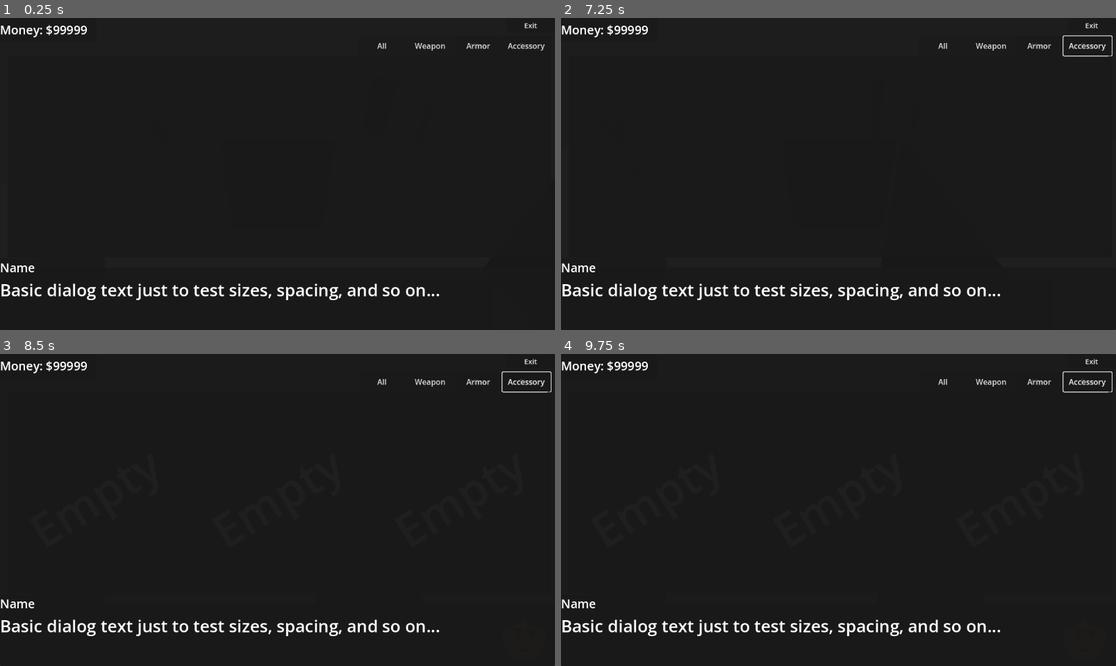
Above: before the commit, frames 1-4 (two rows, left to right).
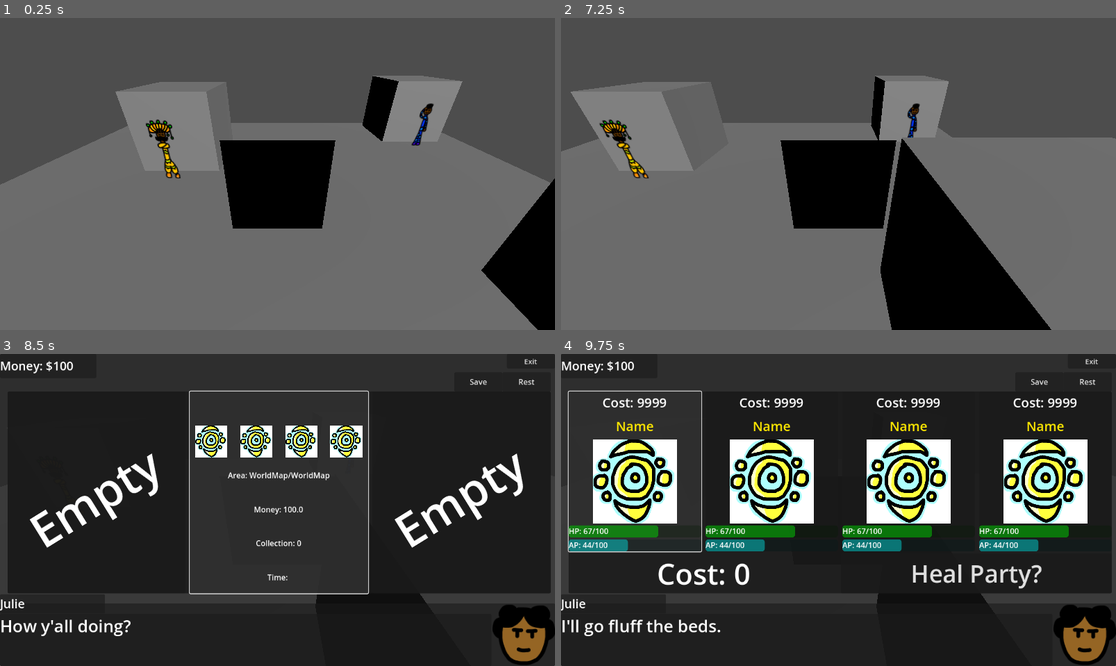
Above: after the commit, the same moments.

Repository: eneumont/towermercs
Game: Godot game, scene res://Scenes/Town/Town1.tscn
The game is run twice, just before and just after one commit, with the same random seed, the same clock (stepped at 60 frames per second) and the same inputs. This scene is started directly instead of the project's main scene.
Inputs (mouse positions are in pixels of both pictures, inside the frame that each line leads up to):
- Up to frame 1 (0.25 s): no input
- Up to frame 2 (7.25 s): click (1038, 46) at 0.5 s, where only the run before the commit has a clickable "Buy"; click (1088, 46) at 1.25 s, where only the run before the commit has a clickable "Sell"; click (1038, 46) at 2 s, where only the run before the commit has a clickable "Hire"; click (1088, 46) at 2.75 s, where only the run before the commit has a clickable "Fire"; click (943, 46) at 3.5 s, where only the run before the commit has a clickable "All"; click (993, 46) at 4.25 s, where only the run before the commit has a clickable "Weapon"; click (1038, 46) at 5 s, where only the run before the commit has a clickable "Armor"; click (1088, 46) at 5.75 s, where only the run before the commit has a clickable "Accessory"; tap Enter at 6.5 s; move the mouse to (960, 158) at 6.52 s; hold D (move_right) from 6.53 s (still down); click (960, 158) at 6.6 s
- Up to frame 3 (8.5 s): release D (move_right) at 7.25 s; drag from (166, 525) to (249, 572) at 7.27 s; tap Z (confirm) at 8, 8.1 s; move the mouse to (333, 441) at 8.02 s; hold D (move_right) from 8.03 s (still down); click (333, 441) at 8.3 s
- Up to frame 4 (9.75 s): release D (move_right) at 8.75 s; click "Rest" at 8.75 s; click (633, 472) at 9.52 s

The runs differ from the first frame. In frame 1, 99% of the frame differs, in the area x 0-100%, y 0-100%; in frame 2, 99%; in frame 3, 12%; in frame 4, 29%.
Error before the commit: Parse Error: Preload file "res://Scenes/UI/ShopSlot.tscn" does not exist. (res://Scripts/Town/shop_ui.gd:5)
Error after the commit: Out of bounds get index '0' (on base: 'Array[CharData]') (res://Scripts/Field/field_char.gd:16)

Commit message:
slight tweaks, almost had health ui work

Diff:
--- a/Scripts/Battle/battle_manager.gd
+++ b/Scripts/Battle/battle_manager.gd
@@ -12,6 +12,7 @@
 
 #prob gonna need to change how casting arts work to rely on bm more to allow more interactivity
 var casted_art: String
+var cur_turn: Battler
 var cur_turnOrder = []
 var next_turnOrder = []
 var targets = []
@@ -32,9 +33,11 @@
 func new_turn():
 	casted_art = ""
 	targets = []
+	cur_turn = null
 	if not cur_turnOrder.is_empty():
 		UI.set_turns()
-		cur_turnOrder[0].start_turn()
+		cur_turn = cur_turnOrder[0]
+		cur_turn.start_turn()
 	else:
 		new_turnOrder(false)
 
@@ -68,7 +71,7 @@
 				next_turnOrder[c + 1] = temp
 
 func spawn_battlers():
-	var scn = load("res://Scenes/Battle/Characters/BattlerPlayer.tscn")
+	var scn = load("res://Scenes/Battle/Characters/BattlerPlayer.tscn") #may change for specific char spawning
 
 	for i in PlayerData.party.size():
 		var new_battler = scn.instantiate()
@@ -79,7 +82,7 @@
 		if new_battler.curHP > 0: aliveBattlers.append(new_battler)
 		BattlerPosList[i].add_child(new_battler)
 
-	scn = load("res://Scenes/Battle/Characters/BattlerEnemy.tscn")
+	scn = load("res://Scenes/Battle/Characters/BattlerEnemy.tscn") #prob change for specific foe spawning
 
 	for i in SceneManager.encounter.split(",").size():
 		var new_battler = scn.instantiate()
@@ -104,5 +107,5 @@
 
 func cast():
 	var art = ArtDatabase.get_art(casted_art)
-	art.cast(cur_turnOrder[0], targets)
-	new_feed(art.feedback.replace("NAME", cur_turnOrder[0].displayName))
+	art.cast(cur_turn, targets)
+	new_feed(art.feedback.replace("NAME", cur_turn.displayName))
--- a/Scripts/Battle/battler.gd
+++ b/Scripts/Battle/battler.gd
@@ -108,6 +108,7 @@
 	maxHP = currentStats[CharData.StatType.HEALTH]
 
 func start_turn():
+	if dead: end_turn()
 	defending = false
 	set_cur_stats()
 
@@ -133,7 +134,7 @@
 	bm.cur_turnOrder.erase(self)
 	bm.next_turnOrder.erase(self)
 
-	if player == Player.AI: queue_free() # checks ai for multiplayer... maybe...
+	if player == Player.AI: call_deferred("queue_free") # checks ai for multiplayer... maybe...
 
 func do_effects():
 	pass
@@ -180,10 +181,11 @@
 			bm.cast()
 
 			# update selector ui
+			bm.cur_turn.selector.get_node("SubViewport/SelectUI/VBox/SelectHP").value = 100.0 * (float(bm.cur_turn.curHP) / bm.cur_turn.maxHP)
 			for b in bm.targets:
-				var out := 100.0 * (float(curHP) / maxHP)
-				b.selector.get_node("SubViewport/SelectUI/VBox/SelectHP").value = 100.0 * (float(curHP) / maxHP)
+				b.selector.get_node("SubViewport/SelectUI/VBox/SelectHP").value = 100.0 * (float(b.curHP) / b.maxHP)
 
+			bm.cur_turn.end_turn()
 		else:
 			# show analyse menu or somethin
 			pass
--- a/Scripts/Battle/battlerE.gd
+++ b/Scripts/Battle/battlerE.gd
@@ -32,5 +32,12 @@
 	bm.targets.append_array(select_targets)
 	bm.cast()
 
+	# update selector ui
+	bm.cur_turn.selector.get_node("SubViewport/SelectUI/VBox/SelectHP").value = 100.0 * (float(bm.cur_turn.curHP) / bm.cur_turn.maxHP)
+	for b in bm.targets:
+		b.selector.get_node("SubViewport/SelectUI/VBox/SelectHP").value = 100.0 * (float(b.curHP) / b.maxHP)
+
+	end_turn()
+
 func end_turn():
 	super()
--- a/Scripts/Resources/art_data.gd
+++ b/Scripts/Resources/art_data.gd
@@ -39,8 +39,12 @@
 	RUN,
 }
 
-func cast(caster: Battler, targets: Array):
-	#move character forward
+func cast(caster: Battler, targets: Array) -> String:
+	var out := feedback
+	#move character forward if player otherwise make foe flash?
+
+	#check crit here and do crit logic
+
 	match (type):
 		ArtType.ATTACK:
 			attack_cast(caster, targets)
@@ -54,24 +58,19 @@
 			run_cast(caster, targets)
 
 	caster.set_cur_stats()
-	var out: float = 100.0 * (float(caster.curHP) / caster.maxHP)
-	caster.selector.get_node("SubViewport/SelectUI/VBox/SelectHP").value = 100.0 * (float(caster.curHP) / caster.maxHP)
 	for t in targets:
 		t.set_cur_stats()
-		out = 100.0 * (float(t.curHP) / t.maxHP)
-		t.selector.get_node("SubViewport/SelectUI/VBox/SelectHP").value = 100.0 * (float(t.curHP) / t.maxHP)
+	return out
 
-	#caster.end_turn()
-
-func attack_cast(caster: Battler, targets: Array):
+func attack_cast(caster: Battler, targets: Array, crit: bool = false):
 	print("attack")
 	for t in targets:
 		t.take_damage(-5)
 
-func magic_cast(caster: Battler, targets: Array):
+func magic_cast(caster: Battler, targets: Array, crit: bool = false):
 	print("magic")
 	for t in targets:
-		t.take_damage(-5)
+		t.take_damage(5)
 
 func defend_cast(caster: Battler, targets: Array):
 	print("defend")
--- a/Scripts/Town/guild_ui.gd
+++ b/Scripts/Town/guild_ui.gd
@@ -2,7 +2,7 @@
 
 var hireMode: bool = true
 
-var slot_scn: PackedScene = preload("res://Scenes/UI/GuildSlot.tscn")
+var slot_scn: PackedScene = preload("res://Scenes/UI/Town/GuildSlot.tscn")
 
 var classes: Array = []
 
--- a/Scripts/Town/shop_ui.gd
+++ b/Scripts/Town/shop_ui.gd
@@ -2,7 +2,7 @@
 
 var buymode: bool = true
 
-var item_scn: PackedScene = preload("res://Scenes/UI/ShopSlot.tscn")
+var item_scn: PackedScene = preload("res://Scenes/UI/Town/ShopSlot.tscn")
 
 @export var shop_inventory: Array[String]
 
--- a/Scripts/Town/smithy_ui.gd
+++ b/Scripts/Town/smithy_ui.gd
@@ -9,7 +9,7 @@
 
 var mode: ShopMode = ShopMode.ALL
 
-var item_scn: PackedScene = preload("res://Scenes/UI/ShopSlot.tscn")
+var item_scn: PackedScene = preload("res://Scenes/UI/Town/ShopSlot.tscn")
 
 var shop_inventory: Array[String]
 @export var weapon_inventory: Array[String]
